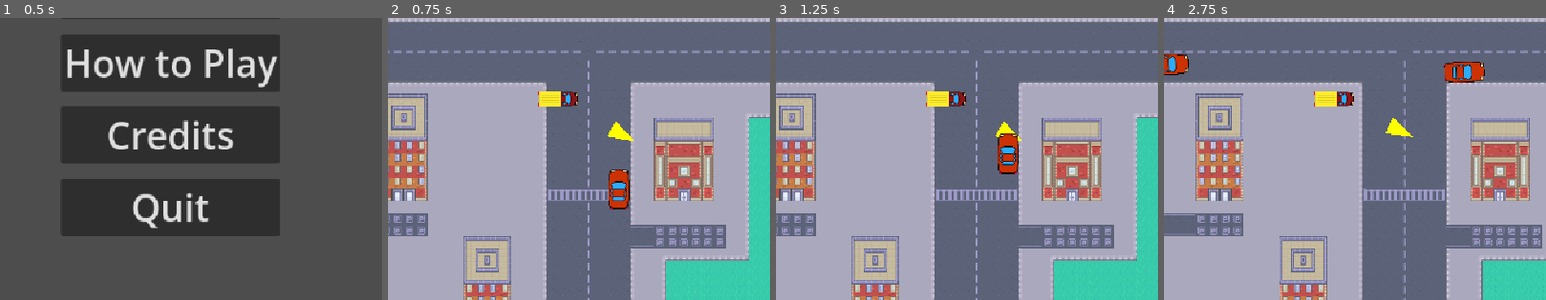
Above: before the commit, frames 1-4 (left to right).
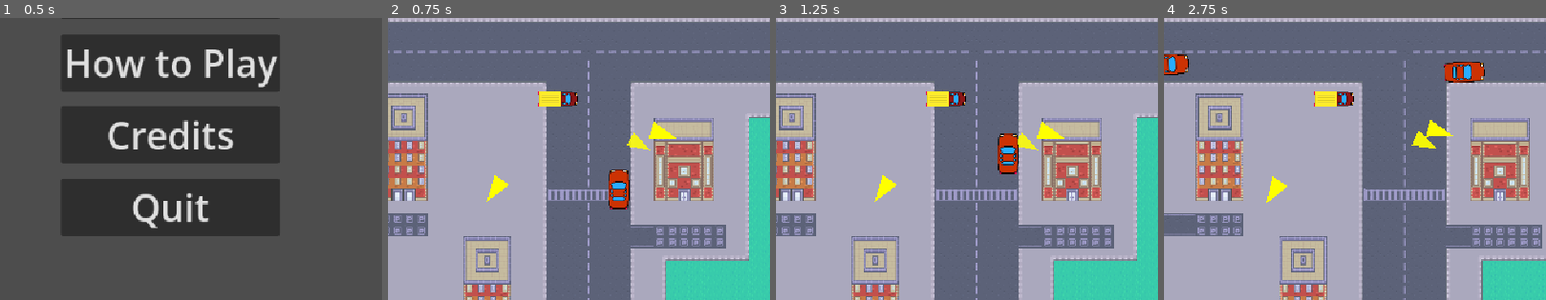
Above: after the commit, the same moments.

Repository: BastianTnd/grand-brew-delivery
Game: Godot game, scene res://Game/MainMenu/main_menu.tscn
The game is run twice, just before and just after one commit, with the same random seed, the same clock (stepped at 60 frames per second) and the same inputs.
Inputs:
- Up to frame 1 (0.5 s): no input
- Up to frame 2 (0.75 s): click "Play" at 0.5 s
- Up to frame 3 (1.25 s): no input
- Up to frame 4 (2.75 s): hold Right (ui_right) 1.28-2.03 s; hold Down (ui_down) from 2.03 s (still down)
The pictures show only the part of the screen within x 28-78%, y 35-85%; the shares and areas given below are measured in that part.

Frame 1 is identical in both runs. In frame 2, 0.8% of the frame differs, in the area x 25-76%, y 36-66%; in frame 3, 0.7%; in frame 4, 0.9%, in the area x 26-76%, y 35-66%.

Commit message:
feature(Player): dynamic arrow system for collectibles added, arrows now move closer and shrink based on distance to target, added support for multiple arrows at once,

Diff:
--- a/godot_project/Player/player.gd
+++ b/godot_project/Player/player.gd
@@ -23,7 +23,8 @@
 var beer_visual: AnimatedSprite2D
 
 # --- Arrow Display ---
-@export var arrow_distance = 100.0
+@export var arrow_max_distance = 150.0  # Pfeil weit weg (Standard)
+@export var arrow_min_distance = 30.0   # Pfeil ganz nah am Auto
 @export var arrow_size = 18.0
 var current_arrow_color = Color.WHITE
 
@@ -40,18 +41,34 @@
 	_on_beer_level_changed(beer_level)
 
 func _draw():
-	var target_pos = _get_current_target_position()
+	var targets = _get_target_positions()
 
-	if target_pos != Vector2.ZERO and not (is_refilling or is_unloading):
-		var direction = global_position.direction_to(target_pos)
-		var angle = direction.angle() - global_rotation
-		var arrow_center = Vector2(arrow_distance, 0).rotated(angle)
+	if is_refilling or is_unloading:
+		return
 
-		var p1 = arrow_center + Vector2(arrow_size, 0).rotated(angle)
-		var p2 = arrow_center + Vector2(-arrow_size, -arrow_size/1.5).rotated(angle)
-		var p3 = arrow_center + Vector2(-arrow_size, arrow_size/1.5).rotated(angle)
+	for target_pos in targets:
+		if target_pos != Vector2.ZERO:
+			var dist = global_position.distance_to(target_pos)
+			var direction = global_position.direction_to(target_pos)
+			var angle = direction.angle() - global_rotation
 
-		draw_polygon(PackedVector2Array([p1, p2, p3]), PackedColorArray([current_arrow_color]))
+			var d_clamped = clamp(dist, 0, 500)
+
+			var dynamic_dist = remap(d_clamped, 0, 500, arrow_min_distance, arrow_max_distance)
+
+			var dynamic_size = remap(d_clamped, 0, 500, arrow_size * 0.33, arrow_size)
+
+			var alpha = remap(d_clamped, 0, 500, 0.3, 1.0)
+			var draw_color = current_arrow_color
+			draw_color.a = alpha
+
+			var arrow_center = Vector2(dynamic_dist, 0).rotated(angle)
+
+			var p1 = arrow_center + Vector2(dynamic_size, 0).rotated(angle)
+			var p2 = arrow_center + Vector2(-dynamic_size, -dynamic_size/1.5).rotated(angle)
+			var p3 = arrow_center + Vector2(-dynamic_size, dynamic_size/1.5).rotated(angle)
+
+			draw_polygon(PackedVector2Array([p1, p2, p3]), PackedColorArray([draw_color]))
 
 func _physics_process(delta):
 	if crash_cooldown > 0:
@@ -63,7 +80,6 @@
 	var move_input = Input.get_axis("ui_down", "ui_up")
 	var turn = Input.get_axis("ui_left", "ui_right")
 
-	# Car stands still while refilling or unloading
 	if is_refilling or is_unloading:
 		velocity = velocity.move_toward(Vector2.ZERO, 600 * delta)
 		move_input = 0
@@ -109,28 +125,28 @@
 		tween.tween_property(self, "modulate", Color.RED, 0.1)
 		tween.tween_property(self, "modulate", Color.WHITE, 0.1)
 
-func _get_current_target_position() -> Vector2:
+func _get_target_positions() -> Array:
+	var targets = []
+
 	if ScoreManager.items_collected < 3:
 		current_arrow_color = Color.YELLOW
 		var items = get_tree().get_nodes_in_group("collectibles")
-		if items.size() > 0:
-			var closest = items[0]
-			for item in items:
-				if global_position.distance_to(item.global_position) < global_position.distance_to(closest.global_position):
-					closest = item
-			return closest.global_position
+		for item in items:
+			targets.append(item.global_position)
 
 	elif not has_filled_this_round:
 		current_arrow_color = Color.ORANGE
 		var station = get_tree().get_first_node_in_group("brewing_station")
-		if station: return station.global_position
+		if station:
+			targets.append(station.global_position)
 
 	else:
 		current_arrow_color = Color.GREEN
 		var bar = get_tree().get_first_node_in_group("bar")
-		if bar: return bar.global_position
+		if bar:
+			targets.append(bar.global_position)
 
-	return Vector2.ZERO
+	return targets
 
 func add_beer(amount):
 	is_refilling = true
